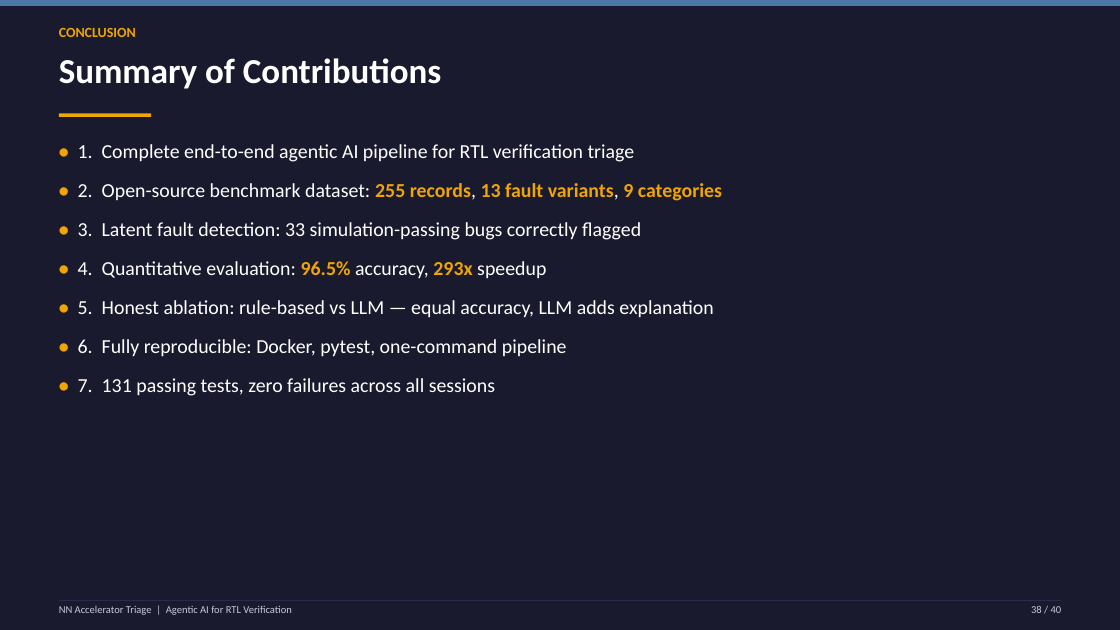
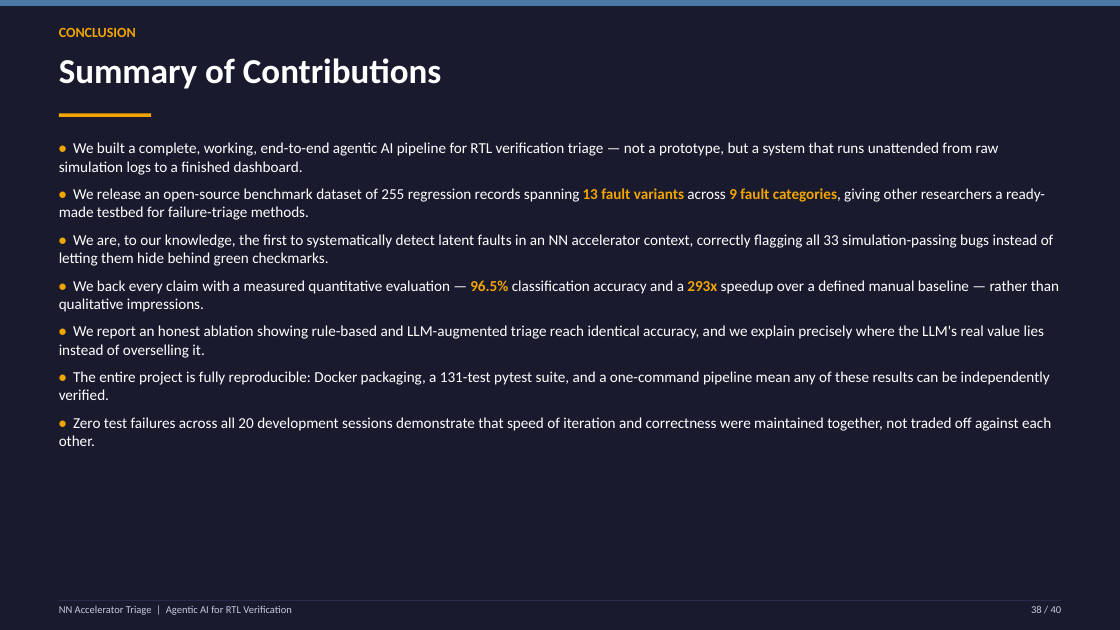
Before and after one commit to Sumedh350/nn-accel-triage, a slide deck: slide 38 of reports/nn_accel_triage_presentation.pptx. Drawn at 1120x630 pixels with LibreOffice and Linux fonts; fonts in the diff are those of the drawing. Boxes give left, top, right and bottom in pixels: in the first picture for what was removed or moved away, otherwise in the second. Text is boxed around its words. In the diff, an @@ line names an element or a change of style, - is before the commit and + after.

```diff
--- a/reports/nn_accel_triage_presentation.pptx
+++ b/reports/nn_accel_triage_presentation.pptx
@@ text at box(59, 142, 1059, 446): text changed; size 17 to 13 pt @@
-• 1. Complete end-to-end agentic AI pipeline for RTL verification triage
-• 2. Open-source benchmark dataset: 255 records, 13 fault variants, 9 categories
-• 3. Latent fault detection: 33 simulation-passing bugs correctly flagged
-• 4. Quantitative evaluation: 96.5% accuracy, 293x speedup
-• 5. Honest ablation: rule-based vs LLM — equal accuracy, LLM adds explanation
-• 6. Fully reproducible: Docker, pytest, one-command pipeline
-• 7. 131 passing tests, zero failures across all sessions
+• We built a complete, working, end-to-end agentic AI pipeline for RTL verification triage — not a prototype, but a system that runs unattended from raw simulation logs to a finished dashboard.
+• We release an open-source benchmark dataset of 255 regression records spanning 13 fault variants across 9 fault categories, giving other researchers a ready-made testbed for failure-triage methods.
+• We are, to our knowledge, the first to systematically detect latent faults in an NN accelerator context, correctly flagging all 33 simulation-passing bugs instead of letting them hide behind green checkmarks.
+• We back every claim with a measured quantitative evaluation — 96.5% classification accuracy and a 293x speedup over a defined manual baseline — rather than qualitative impressions.
+• We report an honest ablation showing rule-based and LLM-augmented triage reach identical accuracy, and we explain precisely where the LLM's real value lies instead of overselling it.
+• The entire project is fully reproducible: Docker packaging, a 131-test pytest suite, and a one-command pipeline mean any of these results can be independently verified.
+• Zero test failures across all 20 development sessions demonstrate that speed of iteration and correctness were maintained together, not traded off against each other.
```
Also in this commit, not shown: 36 other slides changed.
